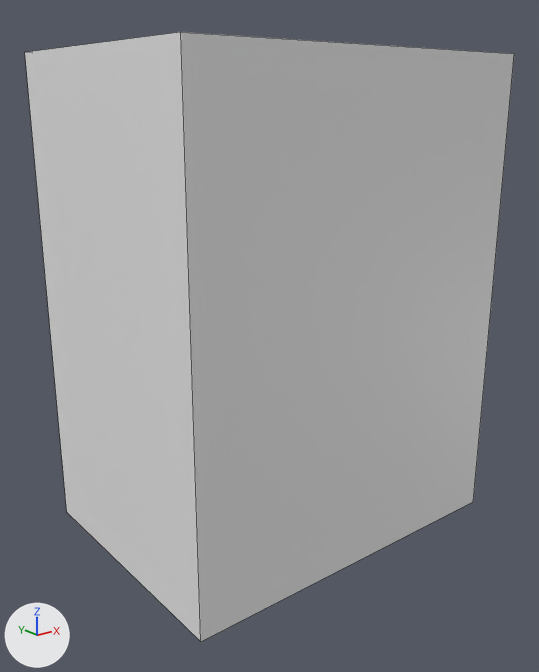
The Blender file models/fridge.blend as it was, and as the next commit left it.
One viewpoint serves both versions: a 50 mm camera at (-1.091, -1.35, 1.01) aimed at (-0.022, -0.014, 0.476). Every picture has the same lights, and +X, +Y and +Z are marked at lower left. The picture after the commit comes second. Mesh edges are drawn as thin lines.
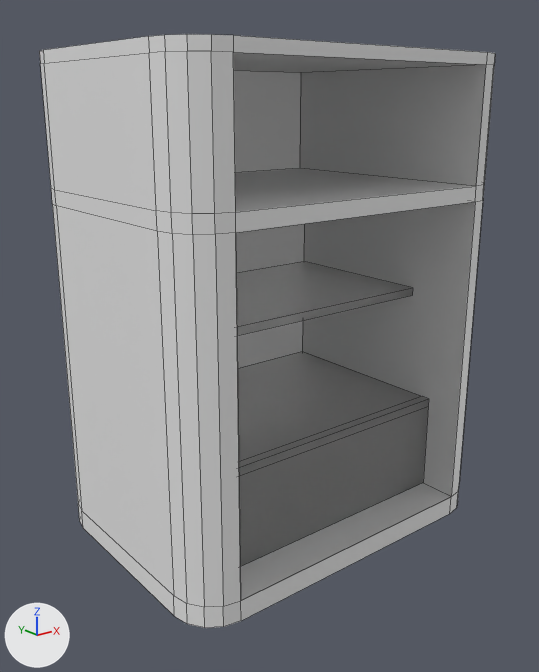
Commit message: fridge wip model

Patch to the scene script:
```diff
--- a/models/fridge.blend.py
+++ b/models/fridge.blend.py
@@ mat_white @@
+mat_white = principled_material('White')
+mat_white.base_color = (0.8, 0.8, 0.8)  # white #e7e7e7
@@ mat_glass @@
+mat_glass = principled_material('Glass')
+mat_glass.base_color = (0.8, 0.8, 0.8)  # white #e7e7e7
+mat_glass.roughness = 1.0
+mat_glass.alpha = 0.481
+mat_glass.transmission_weight = 1.0
@@ me_cube_001 @@
 # used by ob_cube; location = (0.0, 0.0, 0.0); scale = (0.432, 0.311, 0.556)
-me_cube_001.from_pydata(...)  # 8 vertices, 6 faces; spans x -1.0..1.0, y -1.0..1.0, z 0.0..2.0
+me_cube_001.from_pydata(...)  # 132 vertices, 114 faces; spans x -0.43..0.43, y -0.31..0.31, z 0.0..1.11
+# me_cube_001 part 1: the whole mesh is rebuilt
+me_cube_001.materials.append(mat_white)  # white #e7e7e7
@@ me_cube_005 @@
+me_cube_005.from_pydata(...)  # a box spanning x -0.334..0.334, y -0.145..0.271, z 0.342..0.362
+me_cube_005.materials.append(mat_glass)  # white #e7e7e7
@@ me_cube_004 @@
+me_cube_004.from_pydata([(-0.334, -0.219, 0.362), (0.334, -0.219, 0.362), (-0.334, 0.271, 0.362), (0.334, 0.271, 0.362), (-0.334, -0.219, 0.342), (0.334, -0.219, 0.342), (-0.334, 0.271, 0.342), (0.334, 0.271, 0.342), (0.334, -0.198, 0.362), (-0.334, -0.198, 0.362), (0.334, -0.198, 0.342), (-0.334, -0.198, 0.342), (0.334, -0.219, 0.124), (-0.334, -0.219, 0.124), (-0.334, -0.198, 0.124), (0.334, -0.198, 0.124)], [], [(9, 8, 3, 2), (11, 6, 7, 10), (1, 0, 4, 5), (2, 3, 7, 6), (8, 1, 5, 10), (9, 2, 6, 11), (0, 9, 11, 4), (3, 8, 10, 7), (5, 4, 13, 12), (0, 1, 8, 9), (13, 14, 15, 12), (4, 11, 14, 13), (11, 10, 15, 14), (10, 5, 12, 15)])
+me_cube_004.materials.append(mat_glass)  # white #e7e7e7
@@ ob_cube @@
 ob_cube.location = (0.0, 0.0, 0.0)
-ob_cube.scale = (0.432, 0.311, 0.556)
@@ ob_cube_002 @@
+ob_cube_002 = bpy.data.objects.new('Cube.002', me_cube_005)
+ob_cube_002.location = (0.0, 0.0, 0.203)
@@ ob_cube_001 @@
+ob_cube_001 = bpy.data.objects.new('Cube.001', me_cube_004)
+ob_cube_001.location = (0.0, 0.0, -0.074)
```

Location of each change, [x1, y1, x2, y2] in pixels of the pictures (539 x 672 px):
'Cube', reshaped, rescaled (7% narrower)
    before: [25, 32, 514, 641]
    after: [39, 34, 495, 628]
'Cube.001', added
    after: [238, 351, 429, 567]
'Cube.002', added
    after: [236, 261, 413, 336]
